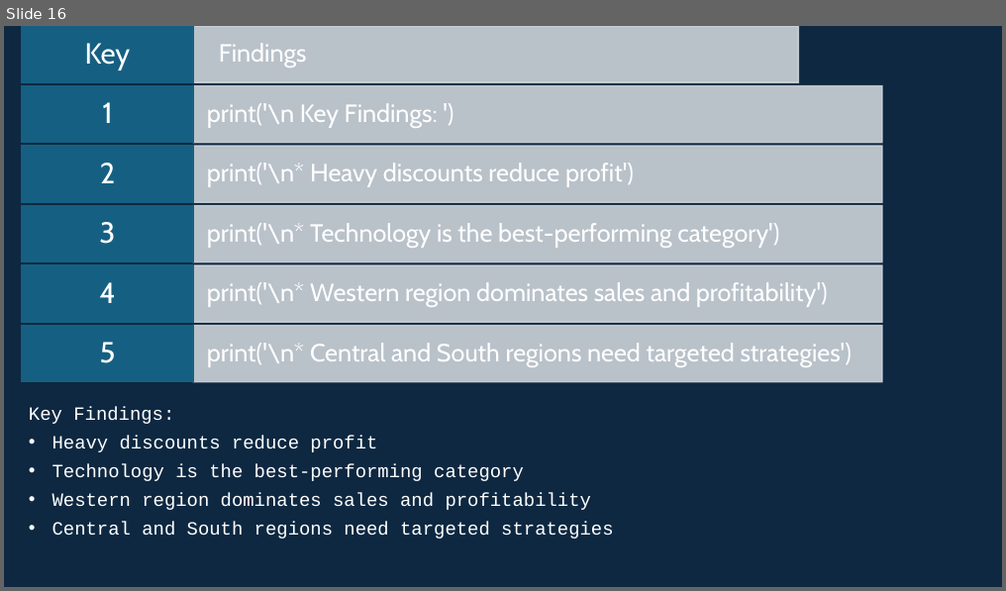
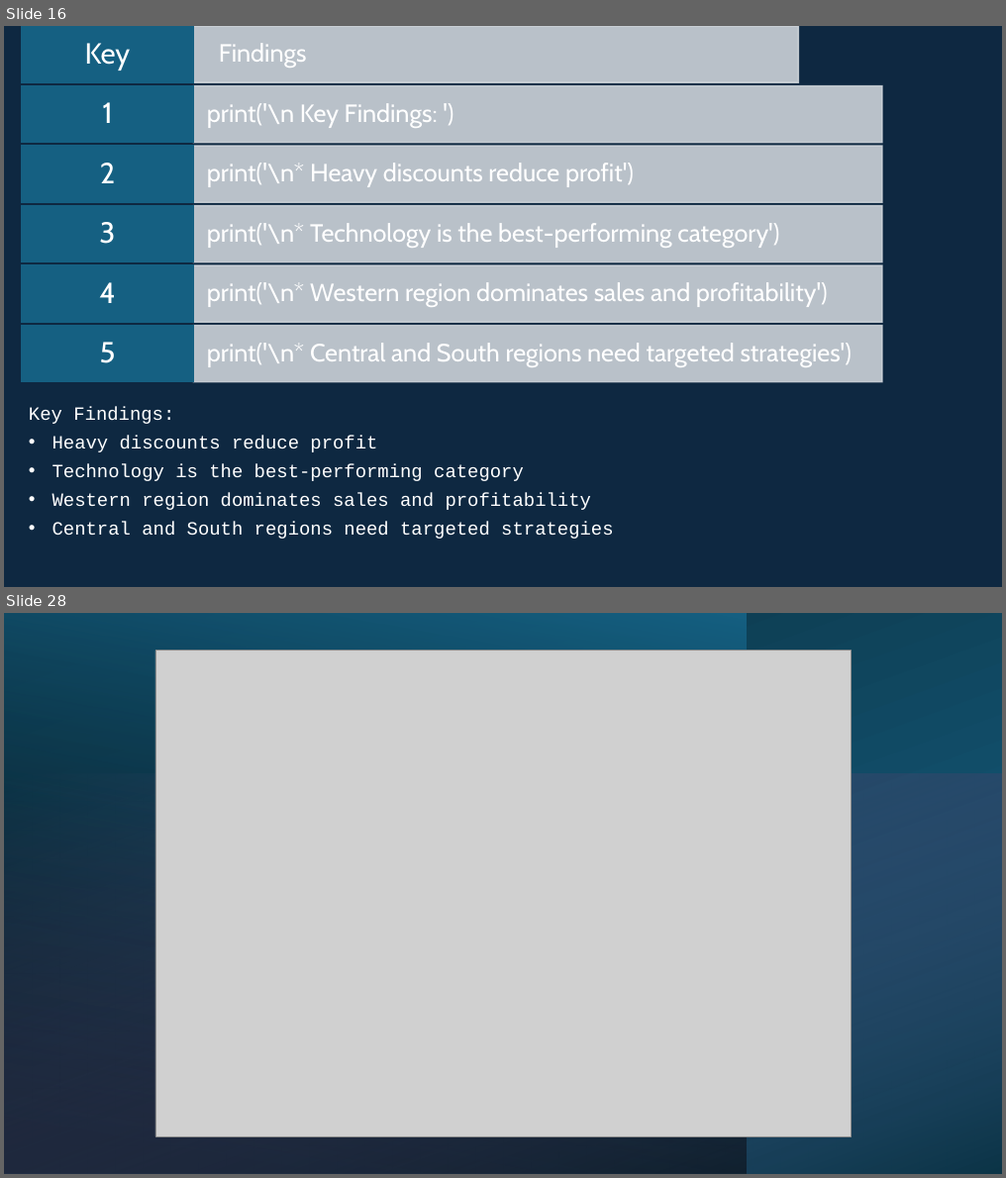
Before and after one commit to Vicky01-Jenny/CodeAlpha_ProjectName, a slide deck: Presentation for Task 3.pptx. Shown one above the other, each under a label of ours: slide 16 before the commit, slides 16 and 28 after it; the slides between them are not shown. The pictures are 1006x591 and 1006x1178 pixels, drawn with LibreOffice and Linux fonts; fonts in the diff are those of the drawing; grey boxes stand for pictures. Boxes give left, top, right and bottom in pixels: in the first picture for what was removed or moved away, otherwise in the second. Text is boxed around its words. In the diff, an @@ line names an element or a change of style, - is before the commit and + after.

```diff
--- a/Presentation for Task 3.pptx
+++ b/Presentation for Task 3.pptx
@@ slide 28 added at [4,613,1002,1174], background #FFFFFF @@
@@ rectangle added at [4,613,1002,1174], fill gradient #156082 to #0B3041 @@
@@ rectangle added at [4,613,746,1174], fill gradient #000000 to #156082 @@
@@ picture added at [155,651,850,1137] @@
@@ rectangle added at [4,774,1002,1174], fill gradient #D86ECC to #000000 @@
```
Also in this commit, not shown: 12 other slides added, 1 other file.
